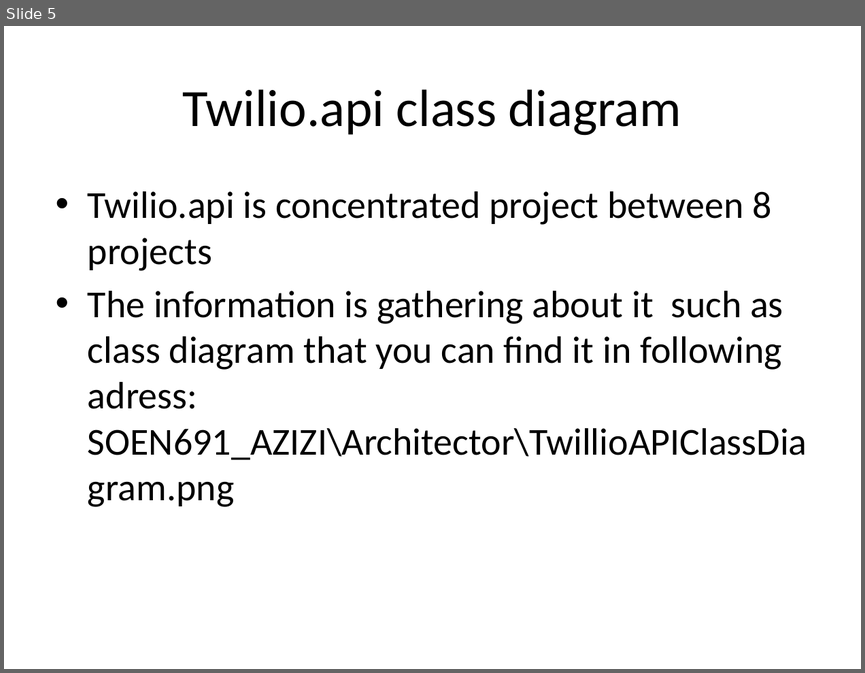
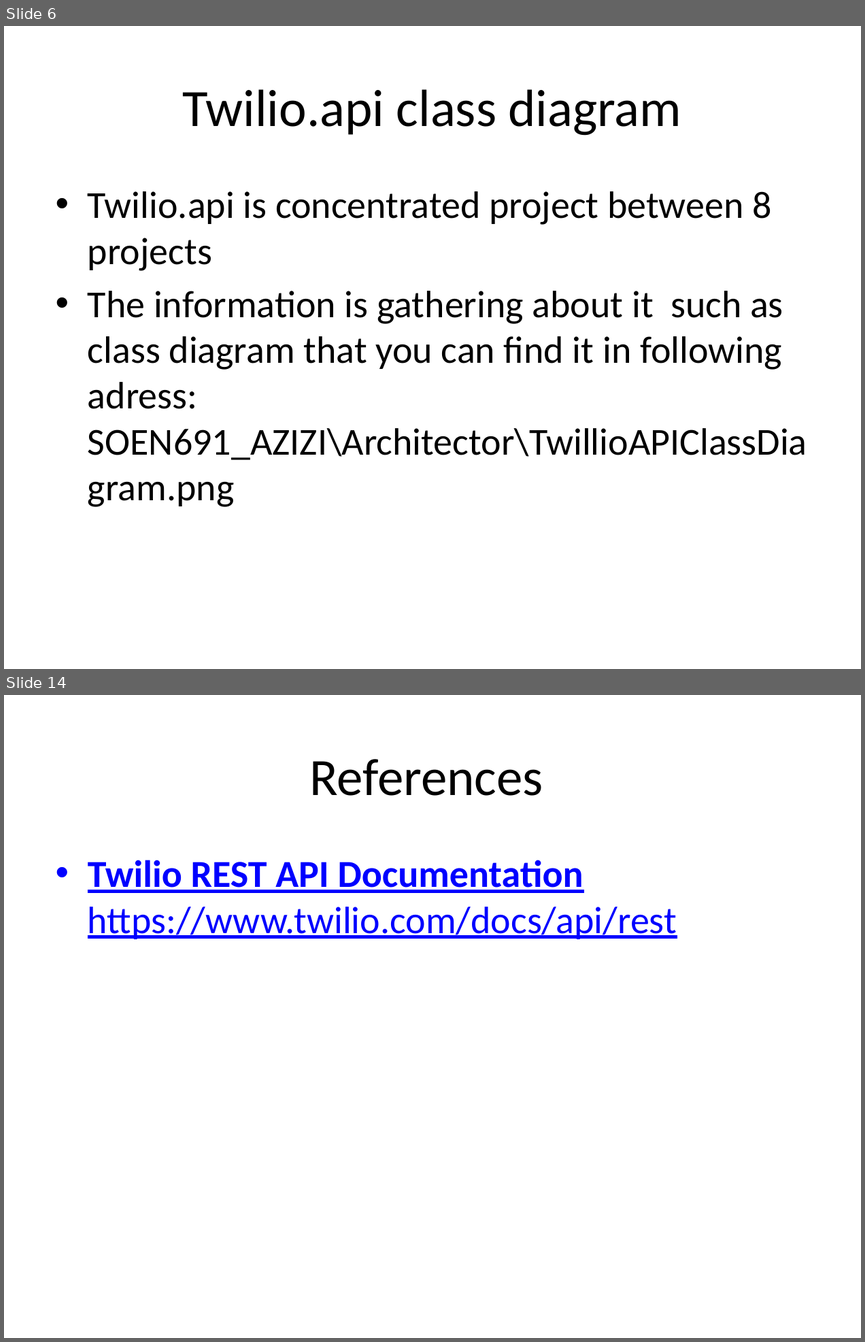
Before and after one commit to manouchehr/SOEN691_AZIZI, a slide deck: Architecture/ReadMe.pptx. Shown one above the other, each under a label of ours: slide 5 before the commit, slides 6 and 14 after it; the slides between them are not shown. The pictures are 865x673 and 865x1342 pixels, drawn with LibreOffice and Linux fonts; fonts in the diff are those of the drawing. Boxes give left, top, right and bottom in pixels: in the first picture for what was removed or moved away, otherwise in the second. Text is boxed around its words. In the diff, an @@ line names an element or a change of style, - is before the commit and + after.

```diff
--- a/Architecture/ReadMe.pptx
+++ b/Architecture/ReadMe.pptx
@@ slide 14 added at bbox=[4, 695, 861, 1338], background #FFFFFF @@
@@ title added at bbox=[309, 759, 543, 796], 44 pt, text #000000 @@
+References
@@ text added at bbox=[88, 860, 677, 939], 32 pt, text #0000FF, underline @@
+• Twilio REST API Documentation https://www.twilio.com/docs/api/rest
@@ what was slide 5 is now slide 6 @@
```
Also in this commit, not shown: 1 slide changed, 8 other slides added, 1 slide removed, 1 other file.
